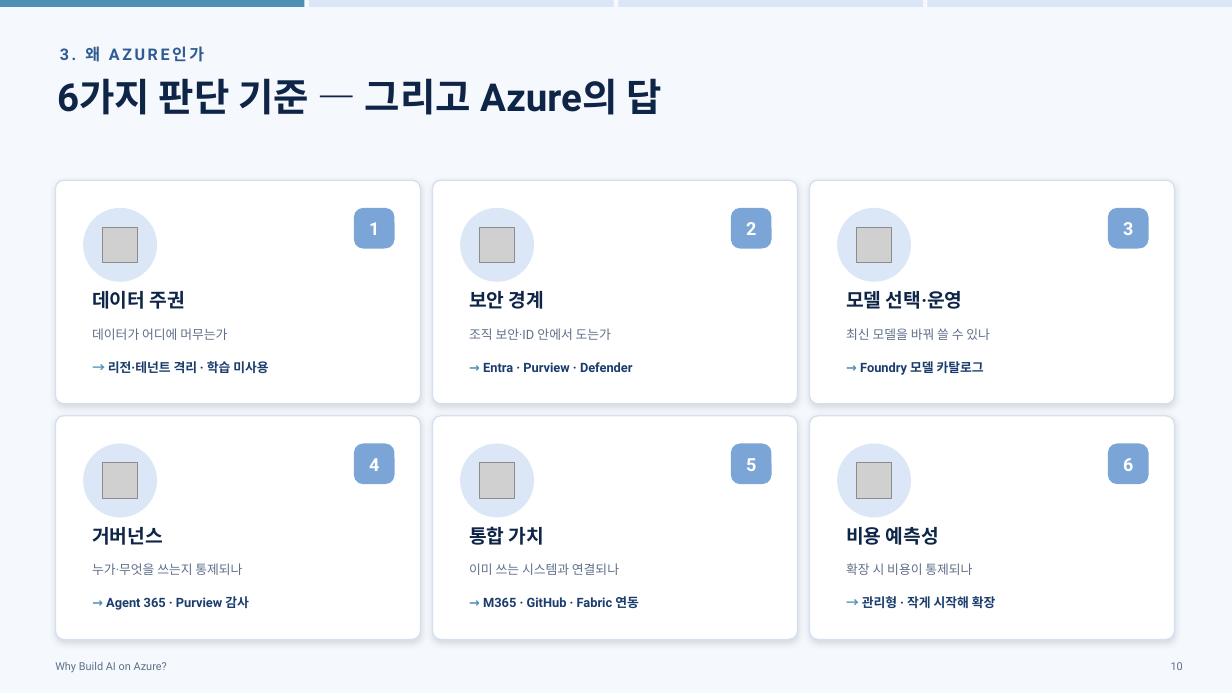
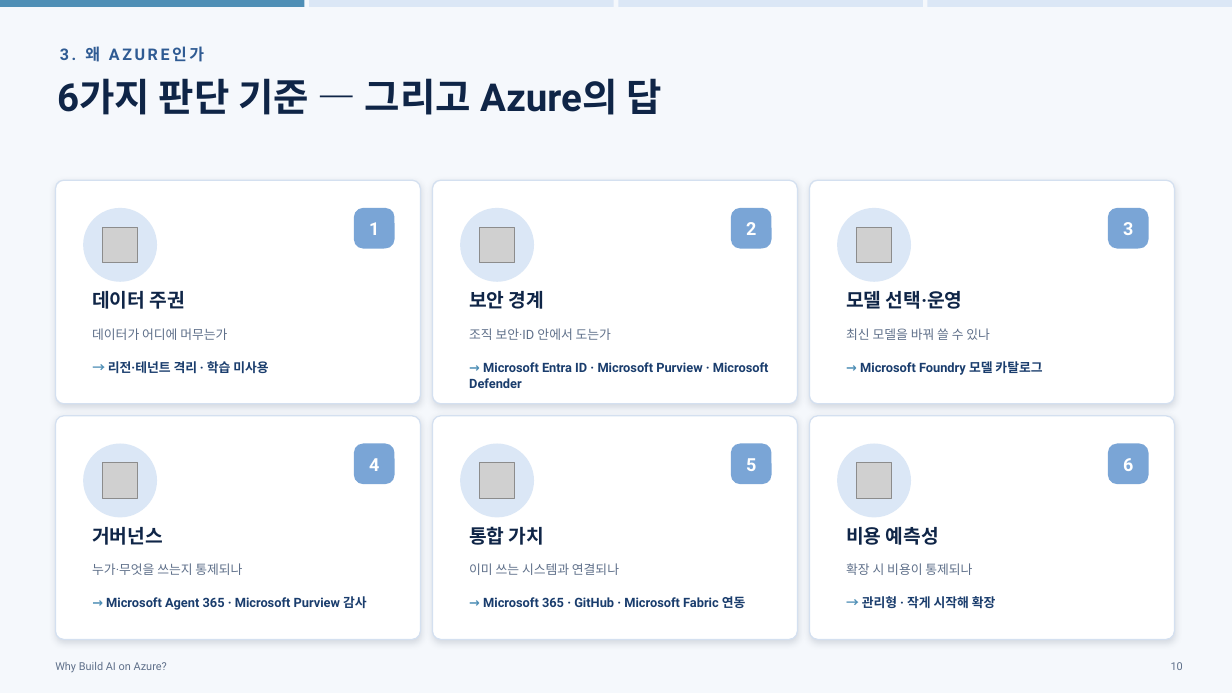
Before and after one commit to hijigoo/why-build-ai-on-azure, a slide deck: slide 10 of PROD-why-build-ai-on-azure.pptx. Drawn at 1232x693 pixels with LibreOffice and Linux fonts; fonts in the diff are those of the drawing; grey boxes stand for pictures. Boxes give left, top, right and bottom in pixels: in the first picture for what was removed or moved away, otherwise in the second. Text is boxed around its words. In the diff, an @@ line names an element or a change of style, - is before the commit and + after.

```diff
--- a/PROD-why-build-ai-on-azure.pptx
+++ b/PROD-why-build-ai-on-azure.pptx
@@ text at (469, 362, 769, 388): text changed @@
-→ Entra · Purview · Defender
+→ Microsoft Entra ID · Microsoft Purview · Microsoft Defender
@@ text at (860, 361, 1042, 375): text changed @@
-→ Foundry 모델 카탈로그
+→ Microsoft Foundry 모델 카탈로그
@@ text at (106, 596, 367, 610): text changed @@
-→ Agent 365 · Purview 감사
+→ Microsoft Agent 365 · Microsoft Purview 감사
@@ text at (483, 596, 746, 608): text changed @@
-→ M365 · GitHub · Fabric 연동
+→ Microsoft 365 · GitHub · Microsoft Fabric 연동
```
Also in this commit, not shown: 17 other slides changed, 1 other file.
